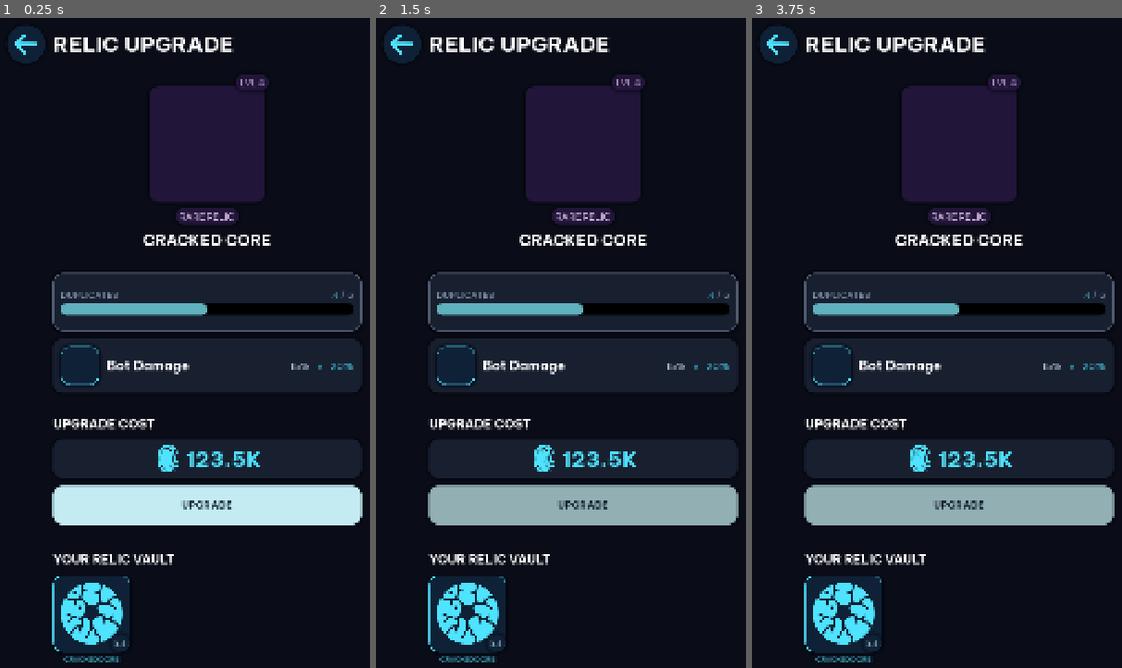
Above: before the commit, frames 1-3 (left to right).
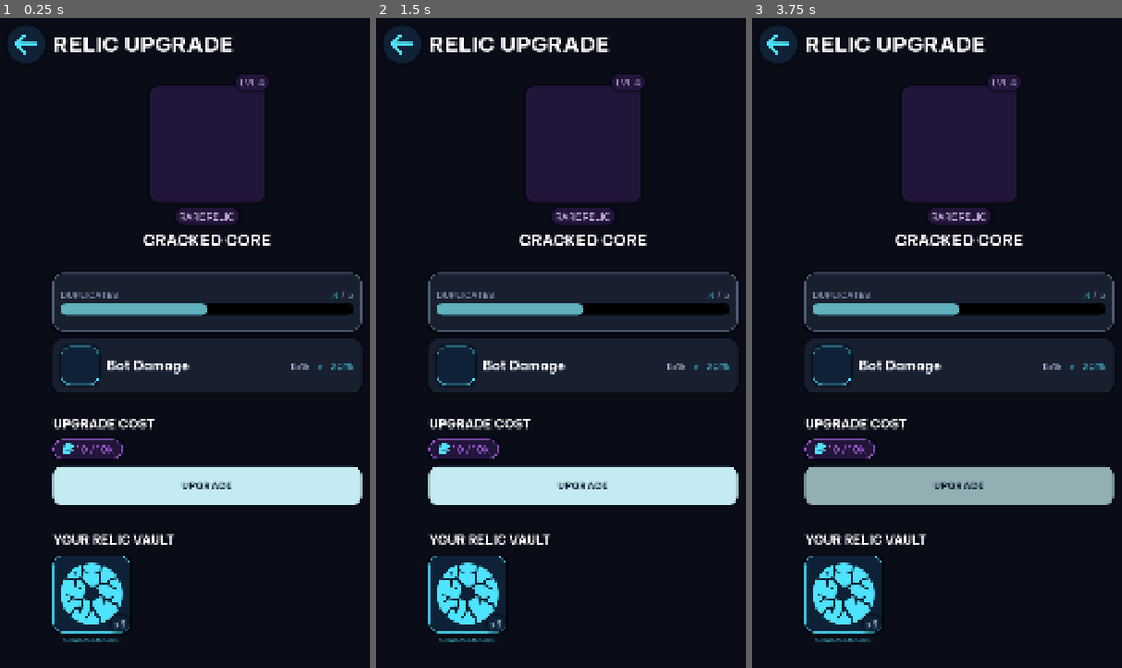
Above: after the commit, the same moments.

Repository: GogetaX/core-hopper
Game: Godot game, scene res://scenes/popups/RelicUpgradePopup.tscn
Same seed, same stepped clock (60 frames per second), same inputs: the game is played once before the commit and once after it. This scene is started directly instead of the project's main scene.
Inputs (mouse positions are in pixels of both pictures, inside the frame that each line leads up to):
- Up to frame 1 (0.25 s): no input
- Up to frame 2 (1.5 s): tap Enter at 0.5 s; drag from (401, 44) to (623, 226) at 0.52 s; tap Space at 1.25 s; drag from (583, 505) to (561, 538) at 1.27 s
- Up to frame 3 (3.75 s): tap Enter at 2, 3.5 s; move the mouse to (999, 226) at 2.02 s; click (999, 226) at 2.17 s; tap Space at 2.75 s; drag from (937, 538) to (833, 278) at 2.77 s; move the mouse to (1085, 499) at 3.52 s; click (1085, 499) at 3.67 s

The runs differ from the first frame. In frame 1, 11% of the frame differs, in the area x 14-98%, y 64-100%; in frame 2, 13%; in frame 3, 11%.

Commit message:
123

Diff:
--- /dev/null
+++ b/art/currency/currency_coins.tres
@@ -0,0 +1,7 @@
+[gd_resource type="AtlasTexture" format=3 uid="uid://vh4nm1v02e04"]
+
+[ext_resource type="Texture2D" uid="uid://dt8mlf4pg86w3" path="res://art/currency/currency_atlas.png" id="1_5o16l"]
+
+[resource]
+atlas = ExtResource("1_5o16l")
+region = Rect2(0, 0, 100, 100)
--- /dev/null
+++ b/art/currency/currency_crystals.tres
@@ -0,0 +1,7 @@
+[gd_resource type="AtlasTexture" format=3 uid="uid://c7bumgwoipcdo"]
+
+[ext_resource type="Texture2D" uid="uid://dt8mlf4pg86w3" path="res://art/currency/currency_atlas.png" id="1_cejep"]
+
+[resource]
+atlas = ExtResource("1_cejep")
+region = Rect2(165, 0, 63, 100)
--- /dev/null
+++ b/art/currency/currency_dust.tres
@@ -0,0 +1,7 @@
+[gd_resource type="AtlasTexture" format=3 uid="uid://c05hifuypiqi2"]
+
+[ext_resource type="Texture2D" uid="uid://dt8mlf4pg86w3" path="res://art/currency/currency_atlas.png" id="1_gmpx5"]
+
+[resource]
+atlas = ExtResource("1_gmpx5")
+region = Rect2(433, 19, 100, 62)
--- /dev/null
+++ b/art/currency/currency_energy.tres
@@ -0,0 +1,7 @@
+[gd_resource type="AtlasTexture" format=3 uid="uid://dpgix2k5wrhmg"]
+
+[ext_resource type="Texture2D" uid="uid://dt8mlf4pg86w3" path="res://art/currency/currency_atlas.png" id="1_omdrw"]
+
+[resource]
+atlas = ExtResource("1_omdrw")
+region = Rect2(313, 0, 53, 99)
--- a/autoload/GlobalColor.gd
+++ b/autoload/GlobalColor.gd
@@ -33,6 +33,19 @@
 
 const PRICE_DISABLED_COLOR = Color.DIM_GRAY
 
+
+func CurrencyToColorStr(currency_type:String)->String:
+	match currency_type:
+		"coins":
+			return "BLUE"
+		"crystals":
+			return "PURPLE"
+		"energy":
+			return "GOLD"
+		"dust":
+			return "ORANGE"
+		_:
+			return "WHITE"
 func FromColorTextBorderToColor(color_text:String):
 	#"WHITE","GOLD","PURPLE","BLUE","DISABLED","TAB_BG","ORANGE"
 	match color_text:
--- a/autoload/GlobalSignals.gd
+++ b/autoload/GlobalSignals.gd
@@ -42,3 +42,5 @@
 signal OnSkillLevelUpdated(skill_id:String)
 @warning_ignore("unused_signal")
 signal SyncActivatedBooster(booster_id:String)
+@warning_ignore("unused_signal")
+signal OnRelicUpgradeSelected(relic_item:RelicUpgradeItemClass)
--- a/scenes/components/currency_icon.gd
+++ b/scenes/components/currency_icon.gd
@@ -2,7 +2,7 @@
 extends Control
 class_name CurrencyIconClass
 
-@export_enum("CRYSTAL_BIG_ANIMATED","COIN_SMALL","ENERGY_SMALL","ENERGY_SMALL_ANIMATED","CRYSTAL_SMALL","COIN_BIG_ANIMATED") var icon_type := "CRYSTAL_BIG_ANIMATED":
+@export_enum("CRYSTAL_BIG_ANIMATED","COIN_SMALL","ENERGY_SMALL","ENERGY_SMALL_ANIMATED","CRYSTAL_SMALL","COIN_BIG_ANIMATED","DUST_SMALL") var icon_type := "CRYSTAL_BIG_ANIMATED":
 	set(value):
 		icon_type = value
 		if is_node_ready():
@@ -34,6 +34,8 @@
 			$Coin_Big_Animated.visible = true
 			$Coin_Big_Animated/center/GPUParticles2D.emitting = true
 			#$Coin_Big_Animated/center/GPUParticles2D.position = (size/2)
+		"DUST_SMALL":
+			$Dust_Small.visible = true
 
 func HideAllAndStopAnimation():
 	for x in get_children():
@@ -54,3 +56,16 @@
 
 func GetCoinCenterPos():
 	return global_position + (size / 2.0)
+
+func ShowSmallCurrency(currency:String):
+	match currency:
+		"coins":
+			icon_type = "COIN_SMALL"
+		"crystals":
+			icon_type = "CRYSTAL_SMALL"
+		"energy":
+			icon_type = "ENERGY_SMALL"
+		"dust":
+			icon_type = "DUST_SMALL"
+		_:
+			print_debug("Unknown Currency: ",currency)
--- a/scenes/components/currency_icon.tscn
+++ b/scenes/components/currency_icon.tscn
@@ -1,13 +1,13 @@
 [gd_scene format=3 uid="uid://d32v5pknv4vq0"]
 
 [ext_resource type="Script" uid="uid://cg6wkmw2yluk8" path="res://scenes/components/currency_icon.gd" id="1_1srcd"]
-[ext_resource type="Texture2D" uid="uid://bin8843pp8ao1" path="res://art/currency/crystal.png" id="1_oacq6"]
+[ext_resource type="Texture2D" uid="uid://c7bumgwoipcdo" path="res://art/currency/currency_crystals.tres" id="2_psxnm"]
 [ext_resource type="Texture2D" uid="uid://xlueiw1ent7v" path="res://art/currency/crystal_plus.png" id="3_yw5ml"]
-[ext_resource type="Texture2D" uid="uid://bqomb6kaaaip" path="res://art/currency/coin.png" id="4_hffp4"]
-[ext_resource type="Texture2D" uid="uid://cfrmo2qtnksvg" path="res://art/currency/crystal_small.png" id="5_gjf62"]
+[ext_resource type="Texture2D" uid="uid://vh4nm1v02e04" path="res://art/currency/currency_coins.tres" id="4_s11eb"]
 [ext_resource type="Texture2D" uid="uid://88ot8lfbupyo" path="res://art/particles/star_06.png" id="5_psxnm"]
-[ext_resource type="Texture2D" uid="uid://don6dria8d6rp" path="res://art/currency/energy.png" id="5_wkhfb"]
+[ext_resource type="Texture2D" uid="uid://c05hifuypiqi2" path="res://art/currency/currency_dust.tres" id="5_s11eb"]
 [ext_resource type="Texture2D" uid="uid://biy4o4utcr7l" path="res://art/currency/energy_sun.png" id="6_aphy7"]
+[ext_resource type="Texture2D" uid="uid://dpgix2k5wrhmg" path="res://art/currency/currency_energy.tres" id="6_psxnm"]
 
 [sub_resource type="Gradient" id="Gradient_hffp4"]
 offsets = PackedFloat32Array(0, 0.13636364, 0.8701299, 1)
@@ -130,7 +130,7 @@
 grow_horizontal = 2
 grow_vertical = 2
 script = ExtResource("1_1srcd")
-icon_type = "CRYSTAL_SMALL"
+icon_type = "COIN_SMALL"
 
 [node name="Crystal_Big_Animated" type="TextureRect" parent="." unique_id=2101257494]
 visible = false
@@ -142,7 +142,7 @@
 grow_horizontal = 2
 grow_vertical = 2
 pivot_offset_ratio = Vector2(0.5, 0.5)
-texture = ExtResource("1_oacq6")
+texture = ExtResource("2_psxnm")
 expand_mode = 1
 stretch_mode = 5
 
@@ -169,7 +169,6 @@
 process_material = SubResource("ParticleProcessMaterial_aphy7")
 
 [node name="Coin_Small" type="TextureRect" parent="." unique_id=1781370266]
-visible = false
 self_modulate = Color(0.30980393, 0.89411765, 1, 1)
 layout_mode = 1
 anchors_preset = 15
@@ -178,7 +177,21 @@
 grow_horizontal = 2
 grow_vertical = 2
 pivot_offset_ratio = Vector2(0.5, 0.5)
-texture = ExtResource("4_hffp4")
+texture = ExtResource("4_s11eb")
+expand_mode = 1
+stretch_mode = 5
+
+[node name="Dust_Small" type="TextureRect" parent="." unique_id=561834584]
+visible = false
+self_modulate = Color(1, 0.5411765, 0.16862746, 1)
+layout_mode = 1
+anchors_preset = 15
+anchor_right = 1.0
+anchor_bottom = 1.0
+grow_horizontal = 2
+grow_vertical = 2
+pivot_offset_ratio = Vector2(0.5, 0.5)
+texture = ExtResource("5_s11eb")
 expand_mode = 1
 stretch_mode = 5
 
@@ -192,7 +205,7 @@
 grow_horizontal = 2
 grow_vertical = 2
 pivot_offset_ratio = Vector2(0.5, 0.5)
-texture = ExtResource("4_hffp4")
+texture = ExtResource("4_s11eb")
 expand_mode = 1
 stretch_mode = 5
 
@@ -218,6 +231,7 @@
 process_material = SubResource("ParticleProcessMaterial_23gwi")
 
 [node name="Crystal_Small" type="TextureRect" parent="." unique_id=703525740]
+visible = false
 self_modulate = Color(0.7607843, 0.43529412, 1, 1)
 layout_mode = 1
 anchors_preset = 15
@@ -226,7 +240,7 @@
 grow_horizontal = 2
 grow_vertical = 2
 pivot_offset_ratio = Vector2(0.5, 0.5)
-texture = ExtResource("5_gjf62")
+texture = ExtResource("2_psxnm")
 expand_mode = 1
 stretch_mode = 5
 
@@ -240,7 +254,7 @@
 grow_horizontal = 2
 grow_vertical = 2
 pivot_offset_ratio = Vector2(0.5, 0.5)
-texture = ExtResource("5_wkhfb")
+texture = ExtResource("6_psxnm")
 expand_mode = 1
 stretch_mode = 5
 
@@ -254,7 +268,7 @@
 grow_horizontal = 2
 grow_vertical = 2
 pivot_offset_ratio = Vector2(0.5, 0.5)
-texture = ExtResource("5_wkhfb")
+texture = ExtResource("6_psxnm")
 expand_mode = 1
 stretch_mode = 5
 
--- a/scenes/components/top_bar.tscn
+++ b/scenes/components/top_bar.tscn
@@ -97,7 +97,6 @@
 [node name="CurrencyIcon" parent="HBoxContainer/VList/CurrencyCointainer/total_coins/HList" unique_id=529445326 instance=ExtResource("4_glubf")]
 custom_minimum_size = Vector2(40, 30)
 layout_mode = 2
-icon_type = "COIN_SMALL"
 
 [node name="Value" type="Label" parent="HBoxContainer/VList/CurrencyCointainer/total_coins/HList" unique_id=1766494282]
 layout_mode = 2
@@ -130,6 +129,7 @@
 [node name="CurrencyIcon" parent="HBoxContainer/VList/CurrencyCointainer/total_crystals/HList" unique_id=641878075 instance=ExtResource("4_glubf")]
 custom_minimum_size = Vector2(30, 25)
 layout_mode = 2
+icon_type = "CRYSTAL_SMALL"
 
 [node name="Value" type="Label" parent="HBoxContainer/VList/CurrencyCointainer/total_crystals/HList" unique_id=1283823263]
 layout_mode = 2
--- a/scenes/popups/RelicUpgradePopup.tscn
+++ b/scenes/popups/RelicUpgradePopup.tscn
@@ -4,11 +4,11 @@
 [ext_resource type="PackedScene" uid="uid://babuofulhomgc" path="res://scenes/components/smart_panel.tscn" id="2_elmy5"]
 [ext_resource type="PackedScene" uid="uid://b2qghfcexq01t" path="res://scenes/components/icon_bg_circle.tscn" id="2_ng0as"]
 [ext_resource type="Texture2D" uid="uid://dkipcb22lyo1q" path="res://art/ui/arrow_left.png" id="3_elmy5"]
-[ext_resource type="Texture2D" uid="uid://cl7iy17t6o7ys" path="res://art/relics/cracked_core.tres" id="3_i0hsw"]
 [ext_resource type="PackedScene" uid="uid://drlay20xc5ihb" path="res://scenes/components/icon_bg.tscn" id="4_6ywa3"]
 [ext_resource type="PackedScene" uid="uid://c2s6fmv66183n" path="res://scenes/screens/progress/progress_hash_tag.tscn" id="4_fp6mu"]
-[ext_resource type="PackedScene" uid="uid://hgf1ed6wts6n" path="res://scenes/components/reward_currency.tscn" id="7_elmy5"]
+[ext_resource type="PackedScene" uid="uid://c13vkko7a4xld" path="res://scenes/popups/upgrade_cost_item.tscn" id="7_elmy5"]
 [ext_resource type="PackedScene" uid="uid://njxlv6dxrlwj" path="res://scenes/screens/progress/smart_button_buy.tscn" id="8_vveg0"]
+[ext_resource type="PackedScene" uid="uid://bp0oy7qtr8lf0" path="res://scenes/popups/relic_upgrade_item.tscn" id="9_elmy5"]
 
 [node name="RelicUpgradePopup" type="Control" unique_id=743967306]
 layout_mode = 3
@@ -262,8 +262,7 @@
 [node name="UpgradeCost" type="HFlowContainer" parent="HasRelics/Control3/VList" unique_id=416849393]
 layout_mode = 2
 
-[node name="RewardCurrency" parent="HasRelics/Control3/VList/UpgradeCost" unique_id=939363394 instance=ExtResource("7_elmy5")]
-custom_minimum_size = Vector2(300, 100)
+[node name="UpgradeCostItem" parent="HasRelics/Control3/VList/UpgradeCost" unique_id=110700291 instance=ExtResource("7_elmy5")]
 layout_mode = 2
 
 [node name="UpgradeBtn" parent="HasRelics/Control3/VList" unique_id=664760665 instance=ExtResource("8_vveg0")]
@@ -294,53 +293,8 @@
 size_flags_horizontal = 3
 size_flags_vertical = 3
 
-[node name="RelicUpgradeItem" type="Control" parent="HasRelics/Control3/VList/Scroll/RelicFlow" unique_id=2001170205]
-custom_minimum_size = Vector2(200, 250)
-layout_mode = 2
-
-[node name="VBoxContainer" type="VBoxContainer" parent="HasRelics/Control3/VList/Scroll/RelicFlow/RelicUpgradeItem" unique_id=336654321]
-layout_mode = 1
-anchors_preset = 15
-anchor_right = 1.0
-anchor_bottom = 1.0
-grow_horizontal = 2
-grow_vertical = 2
-
-[node name="IconBG" parent="HasRelics/Control3/VList/Scroll/RelicFlow/RelicUpgradeItem/VBoxContainer" unique_id=2023547434 instance=ExtResource("4_6ywa3")]
-custom_minimum_size = Vector2(100, 200)
-layout_mode = 2
-panel_color = "BLUE"
-icon = ExtResource("3_i0hsw")
-
-[node name="ProgressHashTag" parent="HasRelics/Control3/VList/Scroll/RelicFlow/RelicUpgradeItem/VBoxContainer/IconBG" unique_id=1120306341 instance=ExtResource("4_fp6mu")]
-self_modulate = Color(0.81960785, 0.98039216, 1, 1)
-layout_mode = 1
-anchors_preset = 3
-anchor_left = 1.0
-anchor_top = 1.0
-anchor_right = 1.0
-anchor_bottom = 1.0
-offset_left = -40.0
-offset_top = -40.0
-offset_right = -12.0
-offset_bottom = -7.0
-grow_horizontal = 0
-grow_vertical = 0
-text = "x3"
-horizontal_alignment = 2
-hash_tag_type = "INSIDE_ONLY"
-hash_tag_color = "BLUE"
-
-[node name="ProgressHashTag2" parent="HasRelics/Control3/VList/Scroll/RelicFlow/RelicUpgradeItem/VBoxContainer" unique_id=960236166 instance=ExtResource("4_fp6mu")]
-self_modulate = Color(0.30980393, 0.89411765, 1, 1)
-layout_mode = 2
-theme_override_font_sizes/font_size = 18
-text = "CRACKED CORE"
-horizontal_alignment = 1
-autowrap_mode = 2
-hash_tag_type = "INSIDE_ONLY"
-hash_tag_color = "BLUE"
-no_bg = true
+[node name="RelicUpgradeItem" parent="HasRelics/Control3/VList/Scroll/RelicFlow" unique_id=1943960417 instance=ExtResource("9_elmy5")]
+layout_mode = 2
 
 [node name="NoRelics" type="VBoxContainer" parent="." unique_id=745380186]
 visible = false
--- /dev/null
+++ b/scenes/popups/relic_upgrade_item.gd
@@ -0,0 +1,38 @@
+extends Control
+class_name RelicUpgradeItemClass
+
+var cur_relic_id := ""
+
+func _ready() -> void:
+	GlobalSignals.OnRelicUpgradeSelected.connect(OnRelicSelected)
+	GlobalBtn.AddBtnPress(self)
+	GlobalBtn.BtnPress.connect(OnBtnPress)
+	SetAsUnSelected()
+
+func OnBtnPress(control_node:Control):
+	if control_node != self:
+		return
+	GlobalSignals.OnRelicUpgradeSelected.emit(self)
+
+func OnRelicSelected(relic_item:RelicUpgradeItemClass):
+	if relic_item == self:
+		SetAsSelected()
+	else:
+		SetAsUnSelected()
+
+func InitOwnedItem(relic_id:String)->void:
+	cur_relic_id = relic_id
+	var owned_relic_data = GlobalRelicDb.GetOwnedRelicSaveData(relic_id)
+	var relic_data = GlobalRelicDb.GetRelicDataByID(relic_id)
+	var relic_color = GlobalColor.GetRelicRankColor(owned_relic_data.rank)
+	$VBoxContainer/IconBG.panel_color = relic_color
+	$VBoxContainer/IconBG.icon = GlobalRelicDb.GetRelicIcon(relic_data.icon)
+	$VBoxContainer/IconBG/dupe_amount.text = "x"+str(owned_relic_data.dupes).pad_decimals(0)
+	$VBoxContainer/relic_name.text = relic_data.title
+	$VBoxContainer/relic_name.hash_tag_color = relic_color
+
+func SetAsSelected():
+	$is_selected.visible = true
+
+func SetAsUnSelected():
+	$is_selected.visible = false
--- /dev/null
+++ b/scenes/popups/relic_upgrade_item.tscn
@@ -0,0 +1,65 @@
+[gd_scene format=3 uid="uid://bp0oy7qtr8lf0"]
+
+[ext_resource type="PackedScene" uid="uid://drlay20xc5ihb" path="res://scenes/components/icon_bg.tscn" id="1_7r5ae"]
+[ext_resource type="Script" uid="uid://blhnlaf4af04" path="res://scenes/popups/relic_upgrade_item.gd" id="1_lmuq6"]
+[ext_resource type="Texture2D" uid="uid://cl7iy17t6o7ys" path="res://art/relics/cracked_core.tres" id="2_lmuq6"]
+[ext_resource type="PackedScene" uid="uid://babuofulhomgc" path="res://scenes/components/smart_panel.tscn" id="2_w2p20"]
+[ext_resource type="PackedScene" uid="uid://c2s6fmv66183n" path="res://scenes/screens/progress/progress_hash_tag.tscn" id="3_w2p20"]
+
+[node name="RelicUpgradeItem" type="Control" unique_id=1943960417]
+custom_minimum_size = Vector2(200, 250)
+layout_mode = 3
+anchors_preset = 0
+mouse_filter = 1
+script = ExtResource("1_lmuq6")
+
+[node name="is_selected" parent="." unique_id=892379017 instance=ExtResource("2_w2p20")]
+layout_mode = 1
+panel_type = "INSIDE_ONLY"
+panel_color = "WHITE"
+
+[node name="VBoxContainer" type="VBoxContainer" parent="." unique_id=27956700]
+layout_mode = 1
+anchors_preset = 15
+anchor_right = 1.0
+anchor_bottom = 1.0
+grow_horizontal = 2
+grow_vertical = 2
+mouse_filter = 2
+
+[node name="IconBG" parent="VBoxContainer" unique_id=1682398798 instance=ExtResource("1_7r5ae")]
+custom_minimum_size = Vector2(100, 200)
+layout_mode = 2
+mouse_filter = 2
+panel_color = "BLUE"
+icon = ExtResource("2_lmuq6")
+
+[node name="dupe_amount" parent="VBoxContainer/IconBG" unique_id=713365230 instance=ExtResource("3_w2p20")]
+self_modulate = Color(0.81960785, 0.98039216, 1, 1)
+layout_mode = 1
+anchors_preset = 3
+anchor_left = 1.0
+anchor_top = 1.0
+anchor_right = 1.0
+anchor_bottom = 1.0
+offset_left = -40.0
+offset_top = -40.0
+offset_right = -12.0
+offset_bottom = -7.0
+grow_horizontal = 0
+grow_vertical = 0
+text = "x3"
+horizontal_alignment = 2
+hash_tag_type = "INSIDE_ONLY"
+hash_tag_color = "BLUE"
+
+[node name="relic_name" parent="VBoxContainer" unique_id=1318404242 instance=ExtResource("3_w2p20")]
+self_modulate = Color(0.30980393, 0.89411765, 1, 1)
+layout_mode = 2
+theme_override_font_sizes/font_size = 18
+text = "CRACKED CORE"
+horizontal_alignment = 1
+autowrap_mode = 2
+hash_tag_type = "INSIDE_ONLY"
+hash_tag_color = "BLUE"
+no_bg = true
--- a/scenes/popups/relic_upgrade_popup.gd
+++ b/scenes/popups/relic_upgrade_popup.gd
@@ -1,6 +1,14 @@
 extends Control
 
+@onready var upgrade_cost_item = preload("res://scenes/popups/upgrade_cost_item.tscn")
+@onready var relic_item = preload("res://scenes/popups/relic_upgrade_item.tscn")
 var cur_data := {}
+
+func _ready() -> void:
+	GlobalSignals.OnRelicUpgradeSelected.connect(OnRelicSelected)
+
+func OnRelicSelected(relic_node:RelicUpgradeItemClass):
+	InitPopup({"selected_relic_id":relic_node.cur_relic_id})
 
 func InitPopup(data:Dictionary):
 	cur_data = data
@@ -10,8 +18,12 @@
 		$NoRelics.visible = true
 
 	else:
-		$HasRelics.visible = true
-		ShowRelic(owned_relics[0].id)
+		if cur_data.has("selected_relic_id"):
+			$HasRelics.visible = true
+			ShowRelic(cur_data.selected_relic_id)
+		else:
+			$HasRelics.visible = true
+			ShowRelic(owned_relics[0].id)
 
 func ShowRelic(relic_id:String):
 	var owned_relic_data = GlobalRelicDb.GetOwnedRelicSaveData(relic_id)
@@ -26,6 +38,7 @@
 	$HasRelics/Relic/IconBG/relic_rank.text = "RANK "+str(owned_relic_data.rank).pad_decimals(0)
 	$HasRelics/Relic/IconBG.icon = GlobalRelicDb.GetRelicIcon(relic_data.icon)
 	$HasRelics/Relic/IconBG.panel_color = relic_rank_color
+	$HasRelics/Relic/IconBG/relic_rank.hash_tag_color = relic_rank_color
 
 	$HasRelics/HList/relic_rarity.hash_tag_color = relic_rank_color
 	$HasRelics/HList/relic_rarity.text = relic_data.rarity.to_upper() +" RELIC"
@@ -41,9 +54,31 @@
 
 	$HasRelics/Control3/VList/relic_stat/HBoxContainer/effect_name.text = relic_data.effect_type
 
-	#$HasRelics/Control3/VList/relic_stat/HBoxContainer/effect_icon.icon = GlobalRelicDb.GetEffectIcon(relic_data.effect_type)
+	#Remove old upgrade cost
+	for x in $HasRelics/Control3/VList/UpgradeCost.get_children():
+		x.queue_free()
+	#Populate new upgrade cost items
+	var is_disabled = false
+	for x in relic_rank_data.upgrade_cost:
+		if relic_rank_data.upgrade_cost[x] > 0:
+			var u = upgrade_cost_item.instantiate() as UpgradeCostItemClass
+			$HasRelics/Control3/VList/UpgradeCost.add_child(u)
+			u.InitCost(x,relic_rank_data.upgrade_cost[x])
+			if !u.HasEnough():
+				is_disabled = true
+	$HasRelics/Control3/VList/UpgradeBtn.SetDisabled(is_disabled)
 
-	#$HasRelics/Control3/VList/UpgradeBtn.price_text = Global.CurrencyToString(relic_rank_data.upgrade_cost.crystals)
+	#Remove all relic items
+	for x in $HasRelics/Control3/VList/Scroll/RelicFlow.get_children():
+		x.queue_free()
+	#Repopulate all the owned relics
+	var owned_relic_list = GlobalRelicDb.GetAllOwnedRelics()
+	for x in owned_relic_list:
+		var r = relic_item.instantiate() as RelicUpgradeItemClass
+		$HasRelics/Control3/VList/Scroll/RelicFlow.add_child(r)
+		r.InitOwnedItem(x.id)
+		if relic_id == x.id:
+			r.SetAsSelected()
 
 func HideAll():
 	for x in get_children():
--- /dev/null
+++ b/scenes/popups/upgrade_cost_item.gd
@@ -0,0 +1,32 @@
+extends Control
+class_name UpgradeCostItemClass
+
+var _has_enough = false
+
+func InitCost(currency:String,value:int):
+	var currency_color = GlobalColor.CurrencyToColorStr(currency)
+	$SmartPanel.panel_color = currency_color
+	$HList/CurrencyIcon.ShowSmallCurrency(currency)
+	$HList/cur_value.text = Global.CurrencyToString(value)
+	var max_value = GlobalSave.GetCurrency(currency)
+	$HList/max_value.text = Global.CurrencyToString(max_value)
+	$HList/cur_value.hash_tag_color = currency_color
+	$HList/max_value.hash_tag_color = currency_color
+	$HList/ProgressHashTag2.hash_tag_color = currency_color
+
+	if max_value < value:
+		_has_enough = false
+		$HList/cur_value.hash_tag_color = "RED"
+	else:
+		_has_enough = true
+	await get_tree().process_frame
+	_on_h_list_resized()
+
+
+func HasEnough():
+	return _has_enough
+
+func _on_h_list_resized() -> void:
+	var max_x = $HList.get_minimum_size().x
+	custom_minimum_size.x = max_x + 50
+	size.x = custom_minimum_size.x
--- /dev/null
+++ b/scenes/popups/upgrade_cost_item.tscn
@@ -0,0 +1,47 @@
+[gd_scene format=3 uid="uid://c13vkko7a4xld"]
+
+[ext_resource type="PackedScene" uid="uid://d32v5pknv4vq0" path="res://scenes/components/currency_icon.tscn" id="1_5xqm1"]
+[ext_resource type="Script" uid="uid://dg2xrteacsdb7" path="res://scenes/popups/upgrade_cost_item.gd" id="1_m0nwl"]
+[ext_resource type="PackedScene" uid="uid://c2s6fmv66183n" path="res://scenes/screens/progress/progress_hash_tag.tscn" id="2_m0nwl"]
+[ext_resource type="PackedScene" uid="uid://babuofulhomgc" path="res://scenes/components/smart_panel.tscn" id="2_oqqcb"]
+
+[node name="UpgradeCostItem" type="Control" unique_id=110700291]
+custom_minimum_size = Vector2(100, 50)
+layout_mode = 3
+anchors_preset = 0
+script = ExtResource("1_m0nwl")
+
+[node name="SmartPanel" parent="." unique_id=892379017 instance=ExtResource("2_oqqcb")]
+layout_mode = 1
+
+[node name="HList" type="HBoxContainer" parent="." unique_id=212352524]
+layout_mode = 1
+anchors_preset = 15
+anchor_right = 1.0
+anchor_bottom = 1.0
+grow_horizontal = 2
+grow_vertical = 2
+alignment = 1
+
+[node name="CurrencyIcon" parent="HList" unique_id=529445326 instance=ExtResource("1_5xqm1")]
+layout_mode = 2
+
+[node name="cur_value" parent="HList" unique_id=713365230 instance=ExtResource("2_m0nwl")]
+self_modulate = Color(0.7607843, 0.43529412, 1, 1)
+layout_mode = 2
+text = "10"
+no_bg = true
+
+[node name="ProgressHashTag2" parent="HList" unique_id=69116587 instance=ExtResource("2_m0nwl")]
+self_modulate = Color(0.7607843, 0.43529412, 1, 1)
+layout_mode = 2
+text = "/"
+no_bg = true
+
+[node name="max_value" parent="HList" unique_id=1250878035 instance=ExtResource("2_m0nwl")]
+self_modulate = Color(0.7607843, 0.43529412, 1, 1)
+layout_mode = 2
+text = "10k"
+no_bg = true
+
+[connection signal="resized" from="HList" to="." method="_on_h_list_resized"]
--- a/scenes/screens/progress/smart_button_buy.gd
+++ b/scenes/screens/progress/smart_button_buy.gd
@@ -106,7 +106,13 @@
 			modulate = Color.WHITE
 			_disabled_because_of_price = false
 
-
+func SetDisabled(_is_disabled:bool):
+	if _is_disabled:
+		_disabled_because_of_price = true
+		modulate = GlobalColor.PRICE_DISABLED_COLOR
+	else:
+		modulate = Color.WHITE
+		_disabled_because_of_price = false
 
 func ShowOnly(show_btn:Control):
 	for x in get_children():
Binary file added: art/currency/currency_atlas.png
Not shown, added: scenes/popups/relic_upgrade_item.gd.uid
Not shown, added: scenes/popups/upgrade_cost_item.gd.uid
